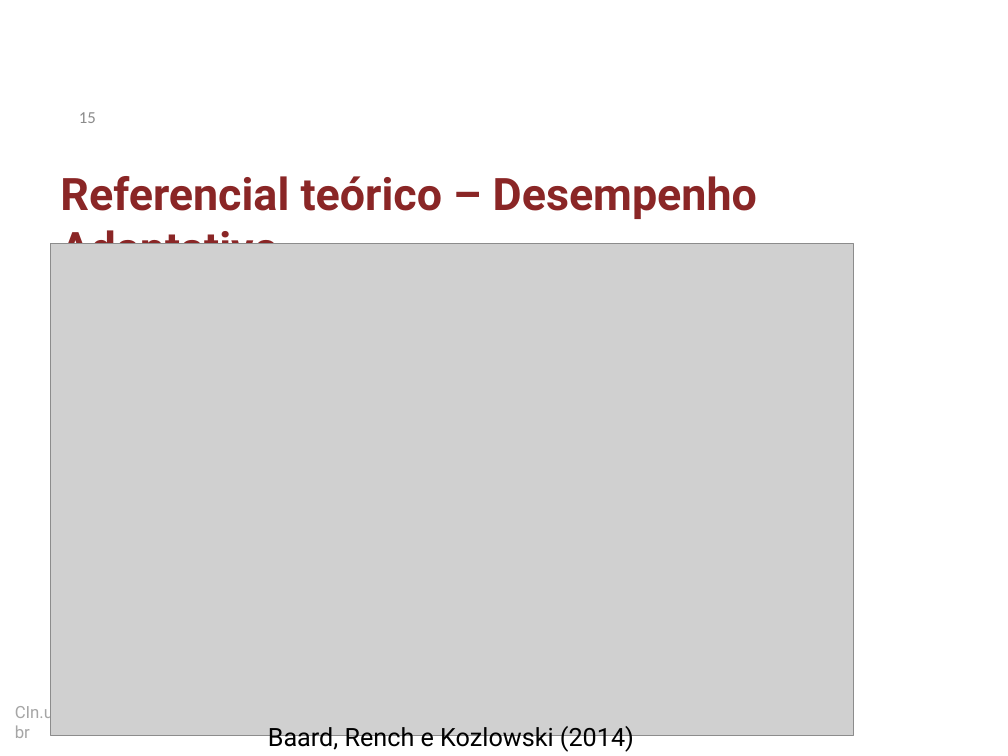
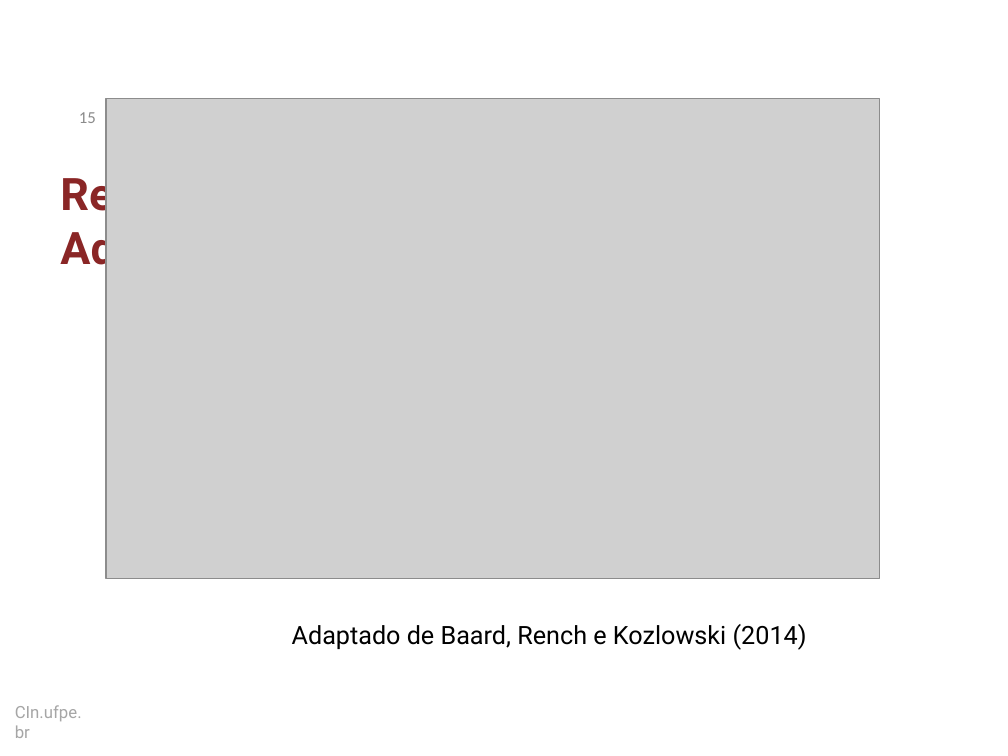
Before and after one commit to dan1lo/doutoradoR, a slide deck: slide 15 of apresentacao doutorado simplificado.pptx. Drawn at 1008x756 pixels with LibreOffice and Linux fonts; fonts in the diff are those of the drawing; grey boxes stand for pictures; background and template pictures are left out. Boxes give left, top, right and bottom in pixels: in the first picture for what was removed or moved away, otherwise in the second. Text is boxed around its words. In the diff, an @@ line names an element or a change of style, - is before the commit and + after.

Commit message:
up
date

```diff
--- a/apresentacao doutorado simplificado.pptx
+++ b/apresentacao doutorado simplificado.pptx
@@ picture: place and size @@
-picture at <box>50,243,853,735</box>
+picture at <box>106,99,879,579</box>
@@ text at <box>292,624,807,650</box>: text changed @@
-Baard, Rench e Kozlowski (2014)
+Adaptado de Baard, Rench e Kozlowski (2014)
```
